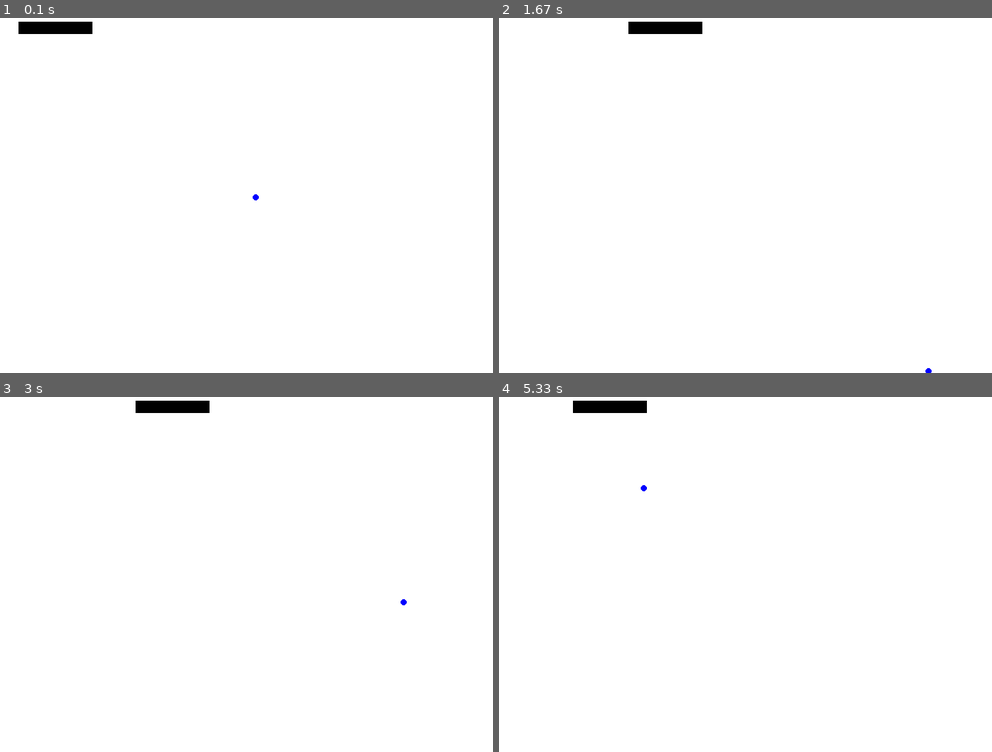
Above: before the commit, frames 1-4 (two rows, left to right).
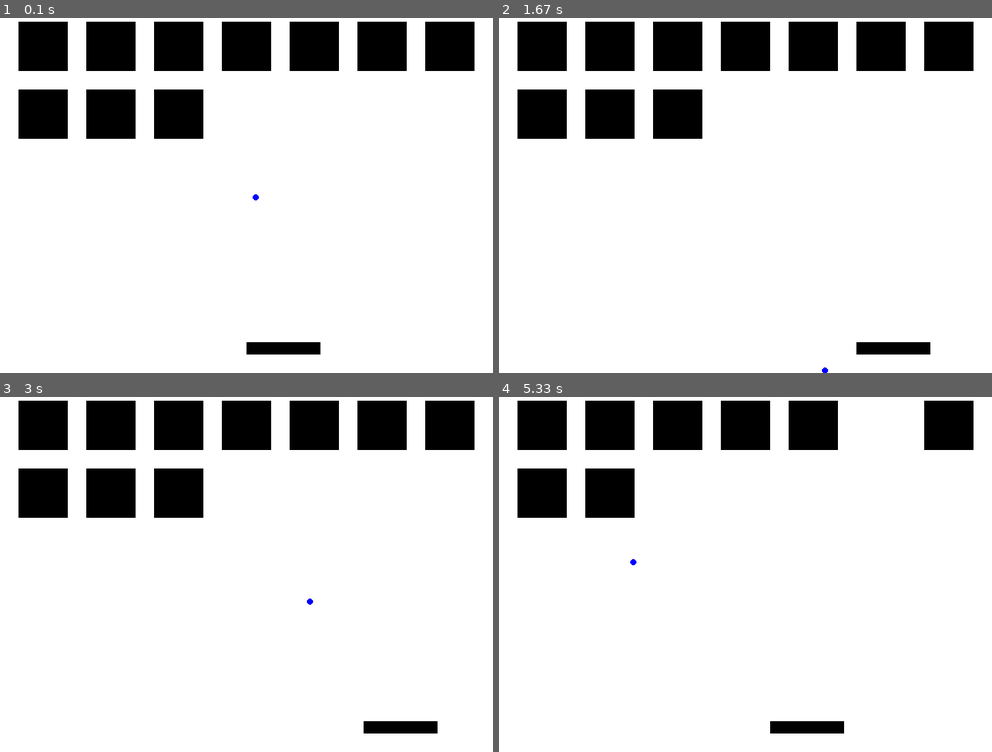
Above: after the commit, the same moments.

Repository: lplinna/AdventureGame
Game: pygame game, started from pygame/main.py
Two runs of this game, one before a commit and one after it. Both use one fixed random seed, a clock stepped at 60 frames per second and the inputs below.
Inputs:
- Up to frame 1 (0.1 s): no input
- Up to frame 2 (1.67 s): hold Right 0.33-0.8 s; hold Right 0.83-1.3 s; hold Left from 1.33 s (still down)
- Up to frame 3 (3 s): release Left at 1.87 s; hold Left 1.9-2.3 s; hold Right 2.33-2.97 s
- Up to frame 4 (5.33 s): hold Left 3-3.47 s; hold Right 3.5-3.97 s; hold Right 4-4.47 s; hold Left 4.5-5.03 s; hold Left from 5.07 s (still down)

The runs differ from the first frame. In frame 1, 14% of the frame differs, in the area x 3-97%, y 1-95%; in frame 2, 14%; in frame 3, 14%; in frame 4, 11%.

Commit message:
Update main.py

Diff:
--- a/pygame/main.py
+++ b/pygame/main.py
@@ -9,19 +9,6 @@
 WHITE = (255,255,255)
 BLACK = (0,0,0)
 
-def draw_rectangle_grid(repeat, distance):
-    x = 30
-    y = 30
-    wide = 80
-    long = 80
-    while repeat > 0:
-        pygame.draw.rect(screen,BLACK,(x,y,wide,long))
-        repeat -= 1
-        x += wide + distance
-        if WIDTH - x <= distance:
-            y += long + distance
-            x = 30
-
 class Brectangle:
    def __init__(self,color,x,y,width,height):
       self.color = color
@@ -32,6 +19,26 @@
 
    def draw(self,screen):
       pygame.draw.rect(screen,self.color,(self.x,self.y,self.width,self.height))
+
+
+blocks = []
+def make_blocks(repeat, distance):
+    x = 30
+    y = 30
+    wide = 80
+    long = 80
+    while repeat > 0:
+        #pygame.draw.rect(screen,BLACK,(x,y,wide,long))
+        # ADD BLOCK HERE
+        block = Brectangle(BLACK,x,y,wide,long)
+        blocks.append(block)
+        repeat -= 1
+        x += wide + distance
+        if WIDTH - x <= distance:
+            y += long + distance
+            x = 30
+
+
 
 
 class Paddle(Brectangle):
@@ -64,7 +71,7 @@
         return False
 
     def bounce_rectangle(self, rectangle):
-       if self.collides_rectangle(rectangle):
+      if self.collides_rectangle(rectangle):
         if self.x > rectangle.width + rectangle.x:
           self.velx = -self.velx
           self.x = rectangle.width + rectangle.x + 5
@@ -77,6 +84,9 @@
         elif self.y < rectangle.y:
           self.vely = -self.vely
           self.y = rectangle.y - 5
+        return True
+      return False
+
 
     def update(self):
         self.x += self.velx
@@ -92,7 +102,9 @@
 
 
 playerBall = Ball()
-testRect = Brectangle(BLACK,30,30,120,20)
+testRect = Brectangle(BLACK,400,550,120,20)
+make_blocks(10,30)
+print(blocks)
 
 running = True
 while running:
@@ -112,10 +124,22 @@
 
     playerBall.draw(screen)
     playerBall.update()
+    for block in blocks:
+       block.draw(screen)
+       if playerBall.bounce_rectangle(block):
+          blocks.remove(block)
+
+
+    if(playerBall.y > HEIGHT / 2):
+       if len(blocks) == 0:
+             make_blocks(10,30)
 
     testRect.draw(screen)
-    playerBall.bounce_rectangle(testRect)
-
+    if playerBall.bounce_rectangle(testRect):
+       if keys[pygame.K_RIGHT]:
+          playerBall.velx += 2
+       if keys[pygame.K_LEFT]:
+          playerBall.velx -= 2
 
     pygame.display.flip()
     pygame.time.Clock().tick(60)
